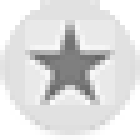
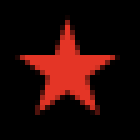
Layered file, before and after one edit (140x140). Changes by layer:
showed "Layer 1", painted on it over (0, 0, 140, 140)
removed layer "Layer 5" over (25, 20, 115, 105)
removed layer "Layer 0" over (0, 0, 140, 140)
